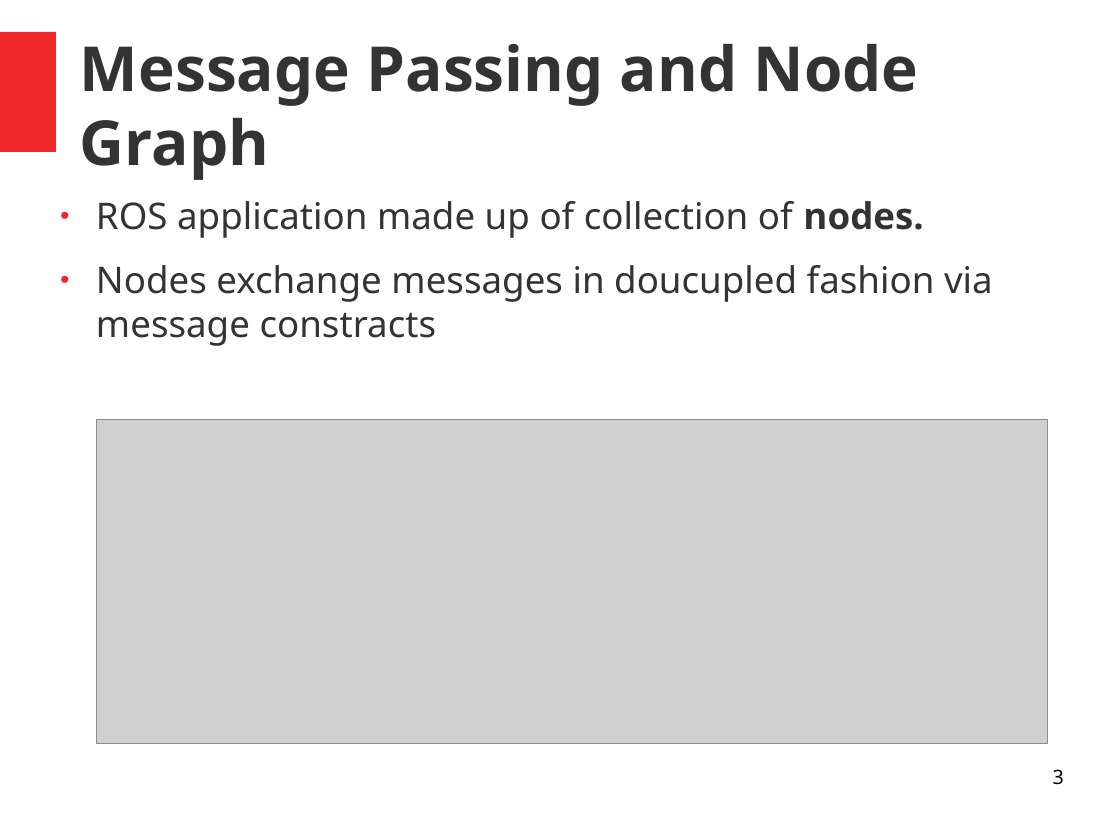
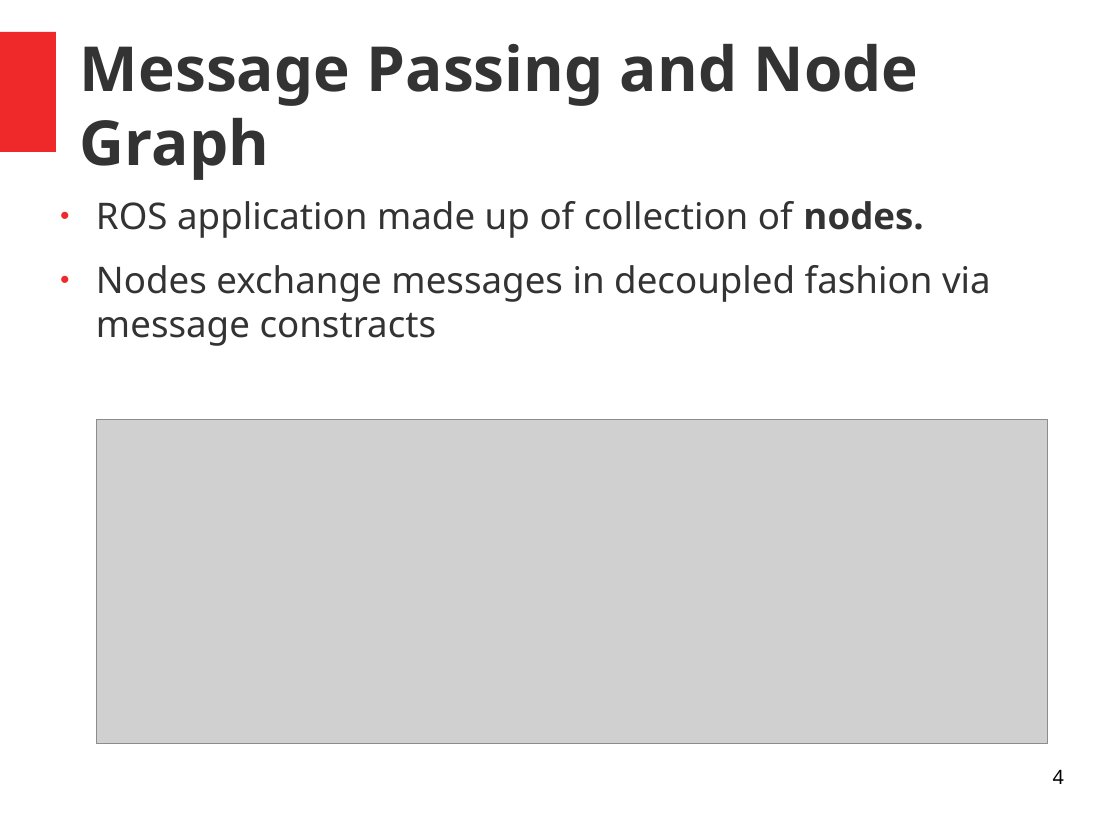
Before and after one commit to comp417-fall2019-tutorials/ros_tutorial, a slide deck: slide 4 of slides/Ros_Tutorial.odp (slide 3 before the commit). Drawn at 1120x840 pixels with LibreOffice and Linux fonts; fonts in the diff are those of the drawing; grey boxes stand for pictures; background and template pictures are left out. Boxes give left, top, right and bottom in pixels: in the first picture for what was removed or moved away, otherwise in the second. Text is boxed around its words. In the diff, an @@ line names an element or a change of style, - is before the commit and + after.

```diff
--- a/slides/Ros_Tutorial.odp
+++ b/slides/Ros_Tutorial.odp
@@ text at [96,265,991,346]: text changed @@
-● Nodes exchange messages in doucupled fashion via message constracts
+● Nodes exchange messages in decoupled fashion via message constracts
@@ page number at [1053,769,1064,784]: text changed @@
-3
+4
```
Also in this commit, not shown: 1 slide added, 3 other files.
